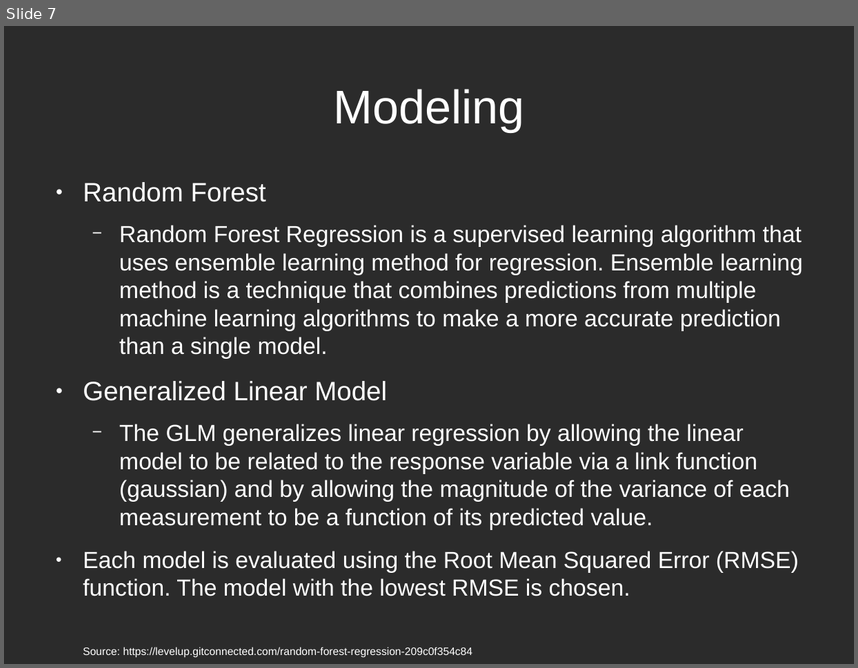
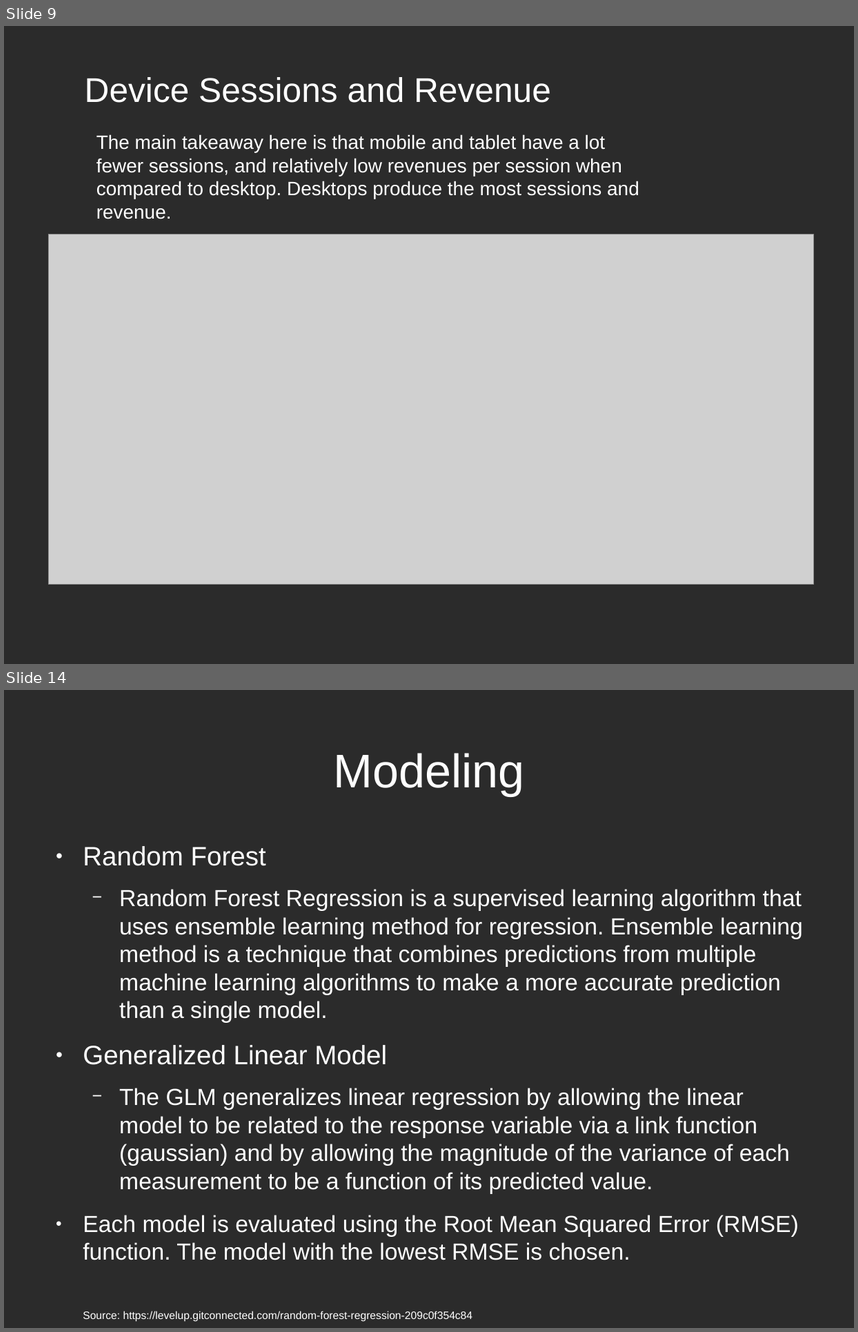
Before and after one commit to ksooklall/CUNY-SPS-Masters-DS, a slide deck: DATA_621/final/gstore_presentation.odp. Shown one above the other, each under a label of ours: slide 7 before the commit, slides 9 and 14 after it; the slides between them are not shown. The pictures are 858x668 and 858x1332 pixels, drawn with LibreOffice and Linux fonts; fonts in the diff are those of the drawing; grey boxes stand for pictures; background and template pictures are left out; a plain dark background stands for a picture behind light text. Boxes give left, top, right and bottom in pixels: in the first picture for what was removed or moved away, otherwise in the second. Text is boxed around its words. In the diff, an @@ line names an element or a change of style, - is before the commit and + after.

```diff
--- a/DATA_621/final/gstore_presentation.odp
+++ b/DATA_621/final/gstore_presentation.odp
@@ slide 9 added at bbox=[4, 26, 854, 664], background picture (left out) @@
@@ title added at bbox=[85, 77, 551, 103], 32 pt, text #FFFFFF @@
+Device Sessions and Revenue
@@ text added at bbox=[96, 134, 639, 219], 18 pt, text #FFFFFF @@
+The main takeaway here is that mobile and tablet have a lot fewer sessions, and relatively low revenues per session when compared to desktop. Desktops produce the most sessions and revenue.
@@ picture added at bbox=[49, 234, 814, 584] @@
@@ what was slide 7 is now slide 14 @@
```
Also in this commit, not shown: 1 slide changed, 7 other slides added, 2 other files.
